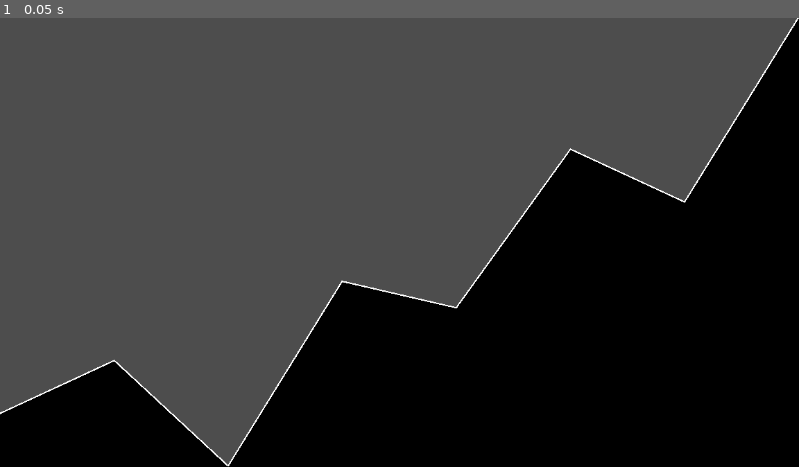
Above: before the commit, frame 1.
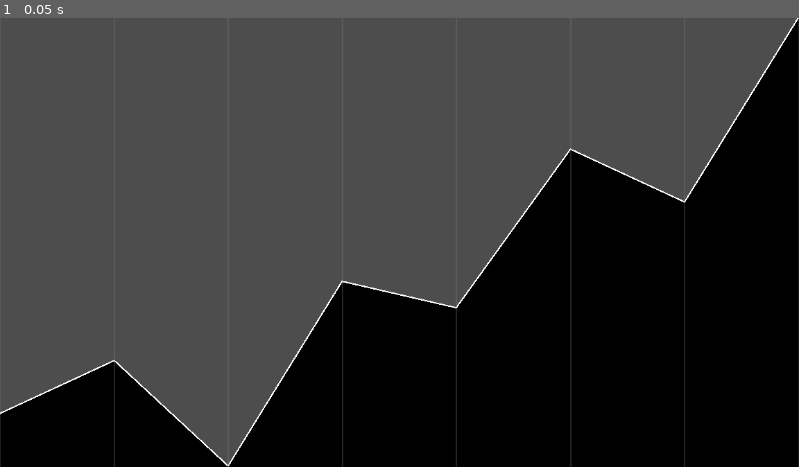
Above: after the commit, the same moment.

Repository: Carth501/math-balance
Game: Godot game, scene res://chartr/example/chartr_example.tscn
Same seed, same stepped clock (60 frames per second), same inputs: the game is played once before the commit and once after it. The project has no main scene, so this scene is started directly.
Inputs:
- Up to frame 1 (0.05 s): no input

The runs differ from the first frame. In frame 1, 0.4% of the frame differs, in the area x 0-100%, y 0-100%.

Commit message:
Add vertical gridlines

Diff:
--- a/chartr/scripts/chartr.gd
+++ b/chartr/scripts/chartr.gd
@@ -52,6 +52,9 @@
 			shading_points.append(Vector2(scaled_points[scaled_points.size() - 1].x, size.y));
 			shading_points.append(Vector2(scaled_points[0].x, size.y));
 			draw_colored_polygon(shading_points, settings.shading_color, [], null);
+	if settings.grid_lines:
+		for point in scaled_points:
+			draw_line(Vector2(point.x, 0), Vector2(point.x, size.y), Color(0.5, 0.5, 0.5, 0.3), 2);
 
 func get_max_and_min(values: Array) -> Dictionary:
 	var max_value: float = - INF;
--- a/chartr/scripts/chartr_settings.gd
+++ b/chartr/scripts/chartr_settings.gd
@@ -3,3 +3,4 @@
 var zero_origin: bool = true;
 var shading: bool = true;
 var shading_color: Color = Color(0, 0, 0, 1);
+var grid_lines: bool = true;
